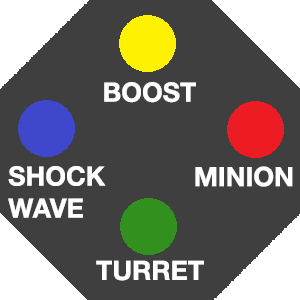
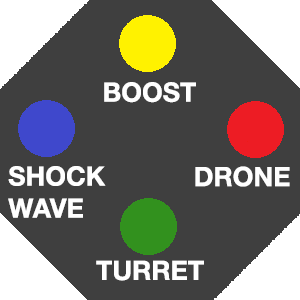
Layer changes from the first w=300, h=300 image to the second:
renamed "MINION" to "DRONE", painted on it over [199,166,293,187]
